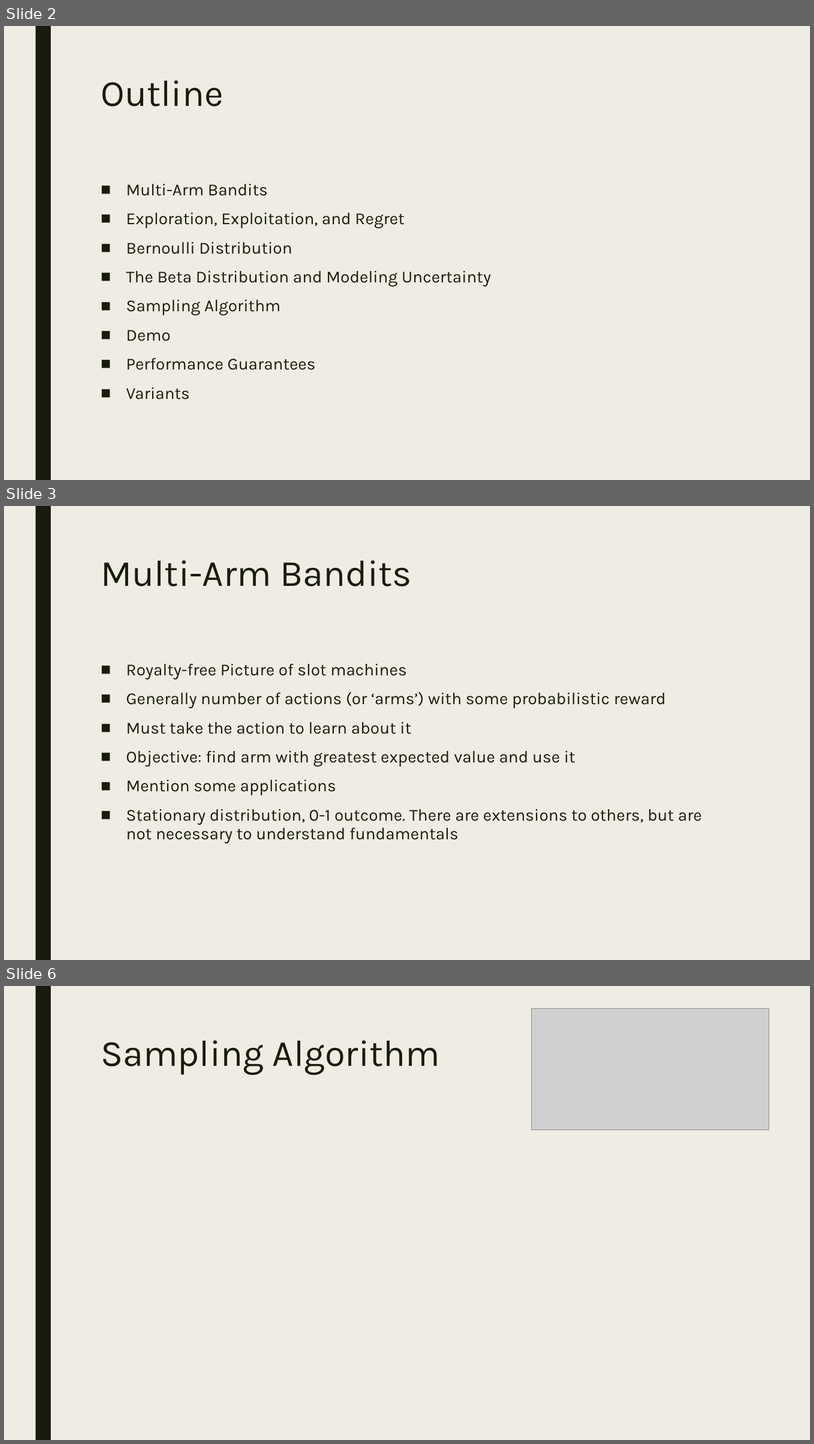
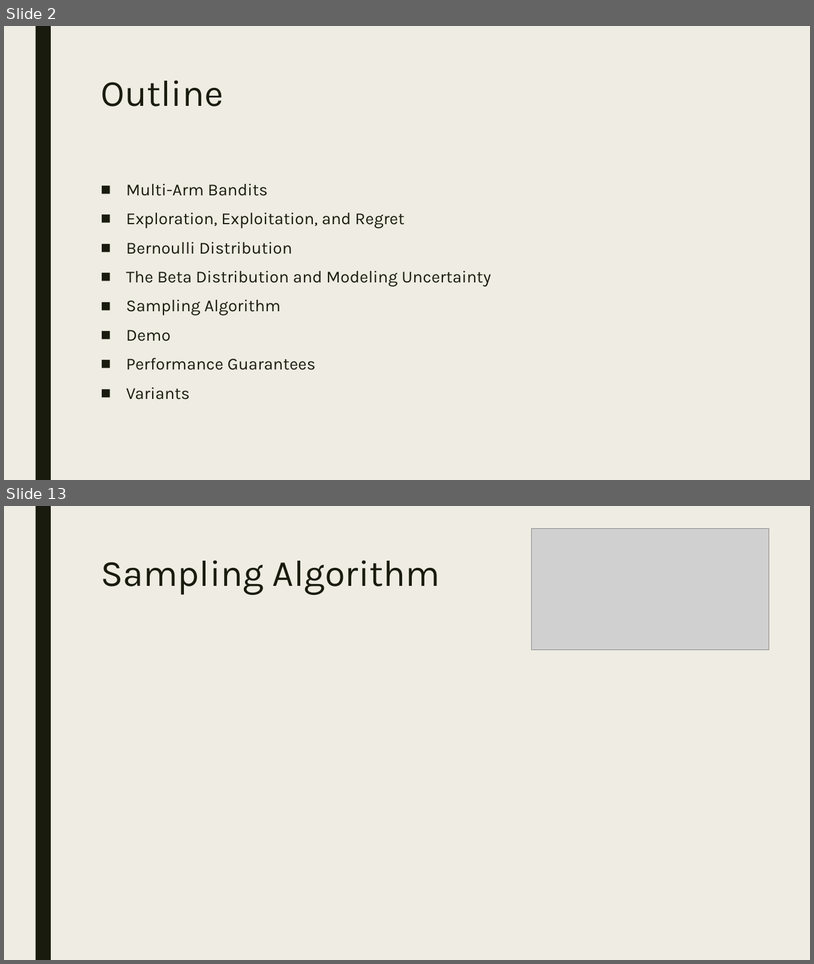
Before and after one commit to CourseReps/ECEN689-Fall2018, a slide deck: Students/mason-rumuly/tutorial/Thompson Sampling.pptx. Shown one above the other, each under a label of ours: slides 2, 3 and 6 before the commit, slides 2 and 13 after it; the slides between them are not shown. The pictures are 814x1444 and 814x964 pixels, drawn with LibreOffice and Linux fonts; fonts in the diff are those of the drawing; grey boxes stand for pictures. Boxes give left, top, right and bottom in pixels: in the first picture for what was removed or moved away, otherwise in the second. Text is boxed around its words. In the diff, an @@ line names an element or a change of style, - is before the commit and + after.

```diff
--- a/Students/mason-rumuly/tutorial/Thompson Sampling.pptx
+++ b/Students/mason-rumuly/tutorial/Thompson Sampling.pptx
@@ slide 3 removed at <box>4,506,810,960</box>, background #EFEDE3; not listed: 1 template element that a slide beside it also shows @@
@@ title removed at <box>101,560,413,586</box> @@
-Multi-Arm Bandits
@@ text removed at <box>126,663,702,843</box> @@
-■ Royalty-free Picture of slot machines
-■ Generally number of actions (or ‘arms’) with some probabilistic reward
-■ Must take the action to learn about it
-■ Objective: find arm with greatest expected value and use it
-■ Mention some applications
-■ Stationary distribution, 0-1 outcome. There are extensions to others, but are not necessary to understand fundamentals
@@ what was slide 6 is now slide 13 @@
```
Also in this commit, not shown: 1 slide changed, 9 slides added, 1 other slide removed.
